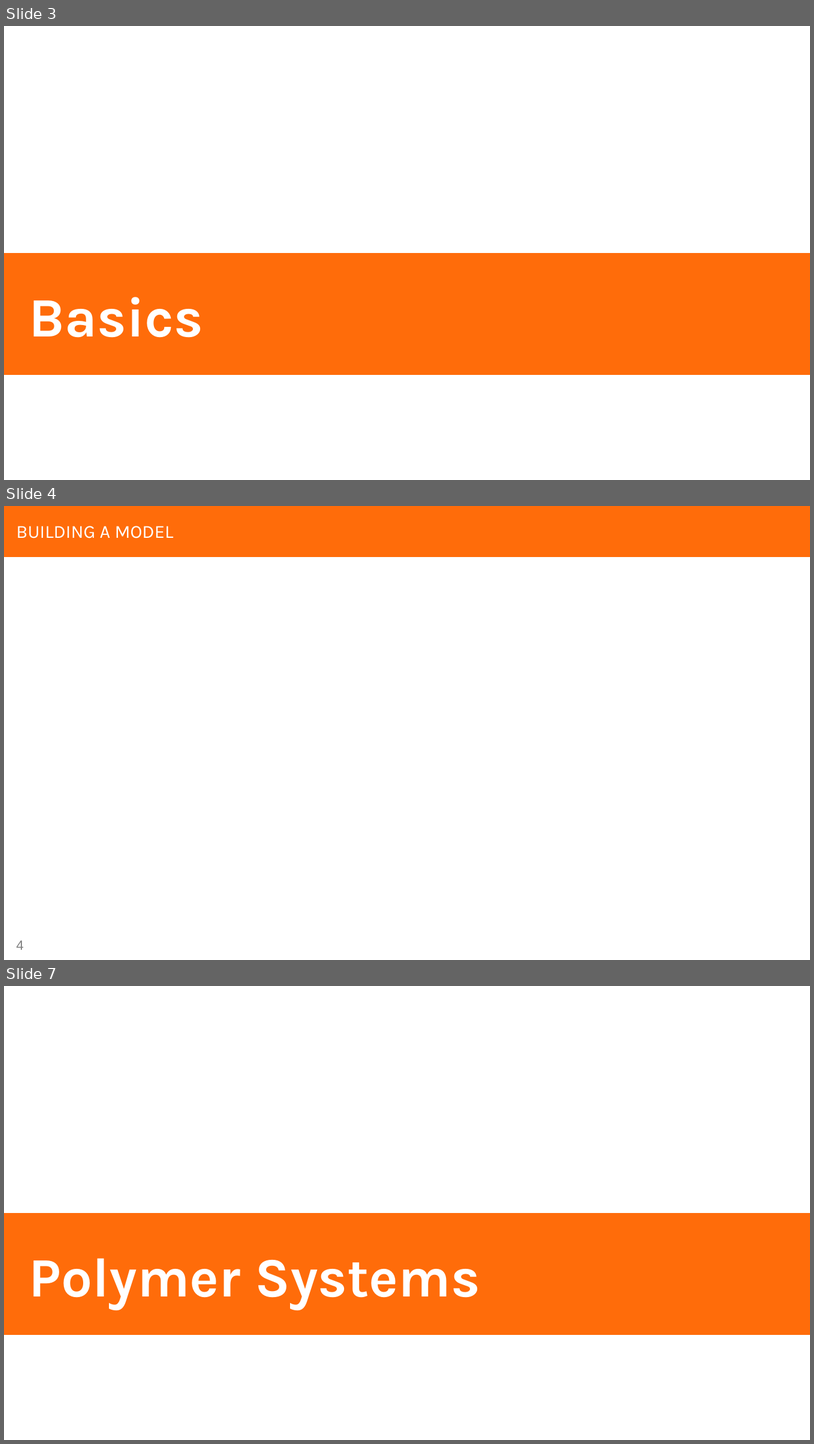
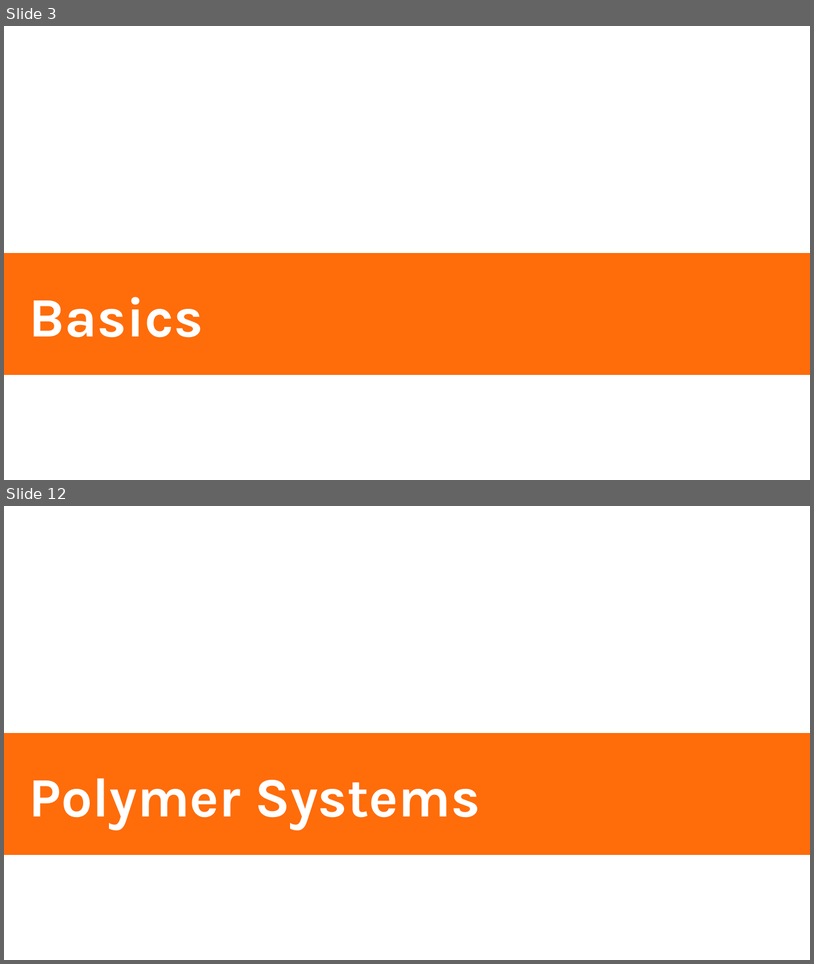
Before and after one commit to zgw-group/polymer_physics_lectures, a slide deck: clapeyron/Clapeyron_tutorial.pptx. Shown one above the other, each under a label of ours: slides 3, 4 and 7 before the commit, slides 3 and 12 after it; the slides between them are not shown. The pictures are 814x1444 and 814x964 pixels, drawn with LibreOffice and Linux fonts; fonts in the diff are those of the drawing. Boxes give left, top, right and bottom in pixels: in the first picture for what was removed or moved away, otherwise in the second. Text is boxed around its words. In the diff, an @@ line names an element or a change of style, - is before the commit and + after.

```diff
--- a/clapeyron/Clapeyron_tutorial.pptx
+++ b/clapeyron/Clapeyron_tutorial.pptx
@@ slide 4 removed at (4,506,810,960), background #FFFFFF @@
@@ rectangle removed at (4,506,810,557) @@
@@ title removed at (16,526,174,538) @@
-BUILDING A MODEL
@@ page number removed at (16,940,23,949) @@
-4
@@ what was slide 7 is now slide 12 @@
```
Also in this commit, not shown: 3 slides changed, 16 slides added, 2 other slides removed.
